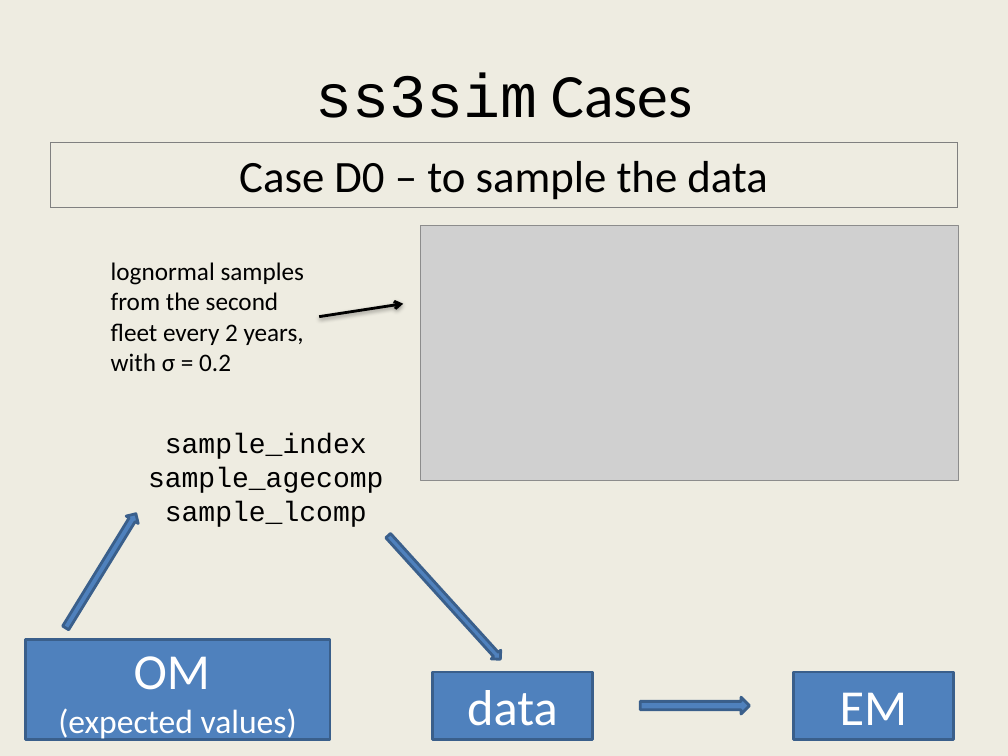
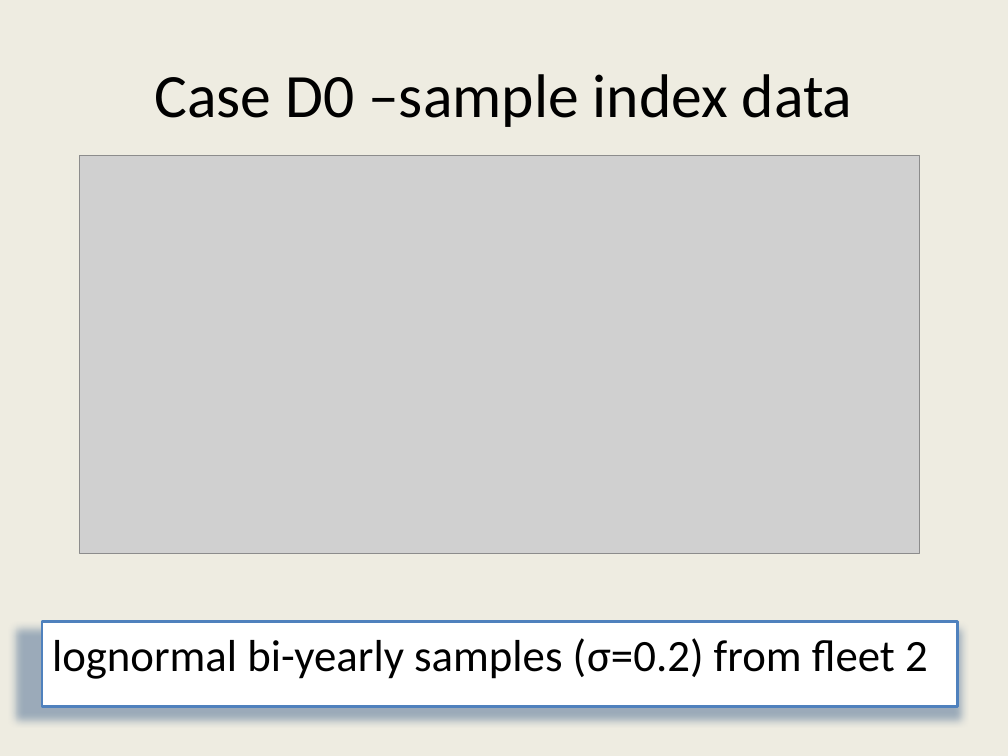
Before and after one commit to ss3sim/workshop, a slide deck: slide 15 of ss3sim_workshop.pptx (slide 12 before the commit). Drawn at 1008x756 pixels with LibreOffice and Linux fonts; fonts in the diff are those of the drawing; grey boxes stand for pictures. Boxes give left, top, right and bottom in pixels: in the first picture for what was removed or moved away, otherwise in the second. Text is boxed around its words. In the diff, an @@ line names an element or a change of style, - is before the commit and + after.

```diff
--- a/ss3sim_workshop.pptx
+++ b/ss3sim_workshop.pptx
@@ title at [154,74,853,127]: text changed; font Courier New to Calibri @@
-ss3sim Cases
+Case D0 –sample index data
@@ rectangle removed at [50,143,958,208] @@
-Case D0 – to sample the data
@@ picture: place and size @@
-picture at [421,226,959,481]
+picture at [80,155,920,553]
@@ arrow removed from (320, 317) to (403, 303) @@
@@ text removed at [148,434,383,527] @@
-sample_index
-sample_agecomp
-sample_lcomp
@@ right arrow removed at [59,510,141,631] @@
@@ right arrow removed at [383,531,506,664] @@
@@ rectangle "lognormal bi-yearly samples (σ=0.2) from ...": place and size @@
-rectangle "lognormal bi-yearly samples (σ=0.2) from ..." at [111,262,304,371]
+rectangle "lognormal bi-yearly samples (σ=0.2) from ..." at [42,622,958,707]
@@ rectangle "lognormal bi-yearly samples (σ=0.2) from ..." at [42,622,958,707]: fill none to #FFFFFF; outline none to #4F81BD 2 pt; shadow on @@
@@ rectangle removed at [25,640,330,740] @@
-OM
-(expected values)
@@ text in rectangle at [52,638,928,679]: text changed; size 18 to 32 pt @@
-lognormal samples from the second fleet every 2 years, with σ = 0.2
+lognormal bi-yearly samples (σ=0.2) from fleet 2
@@ rectangle removed at [432,672,592,740] @@
-data
@@ rectangle removed at [793,672,953,740] @@
-EM
@@ right arrow removed at [640,698,749,715] @@
```
Also in this commit, not shown: 25 other slides changed, 5 slides added, 2 slides removed.
